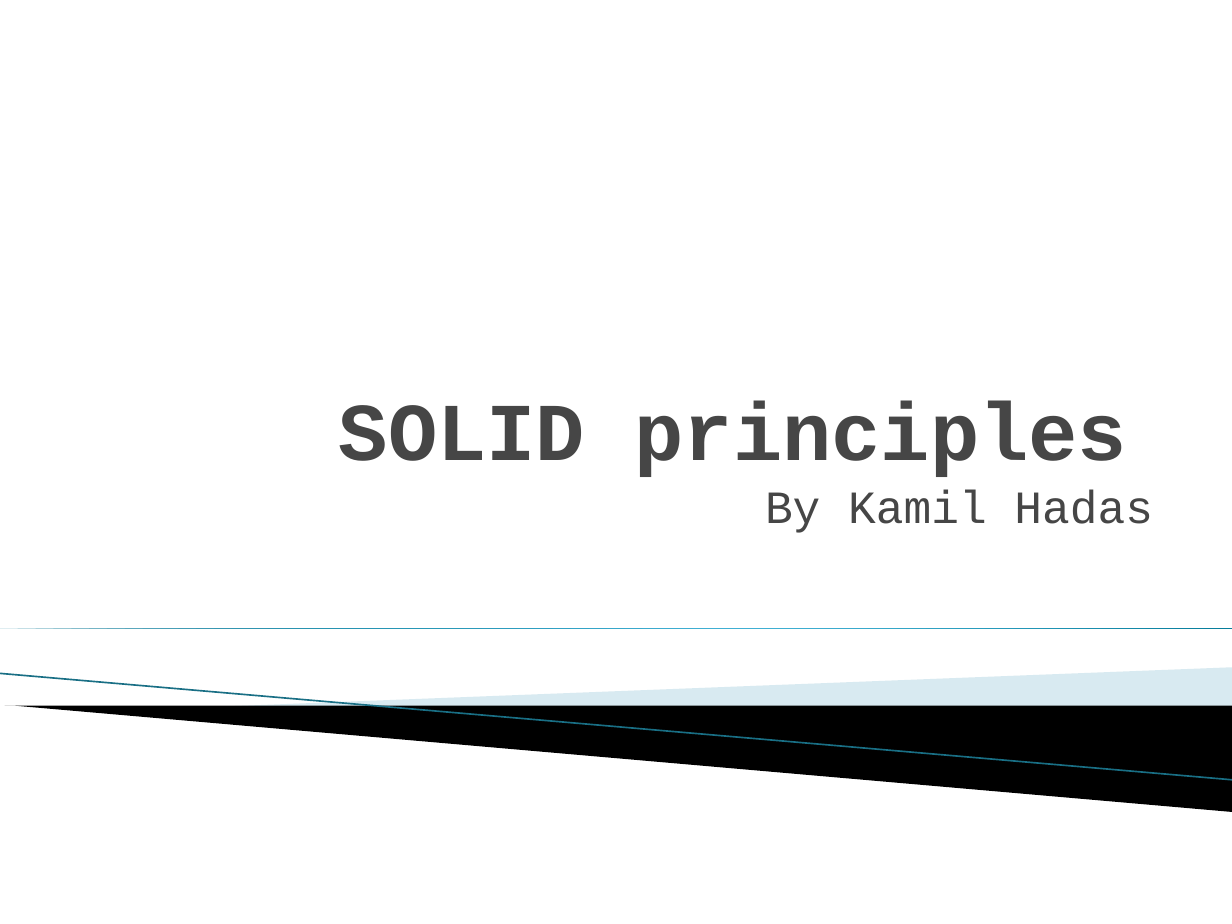
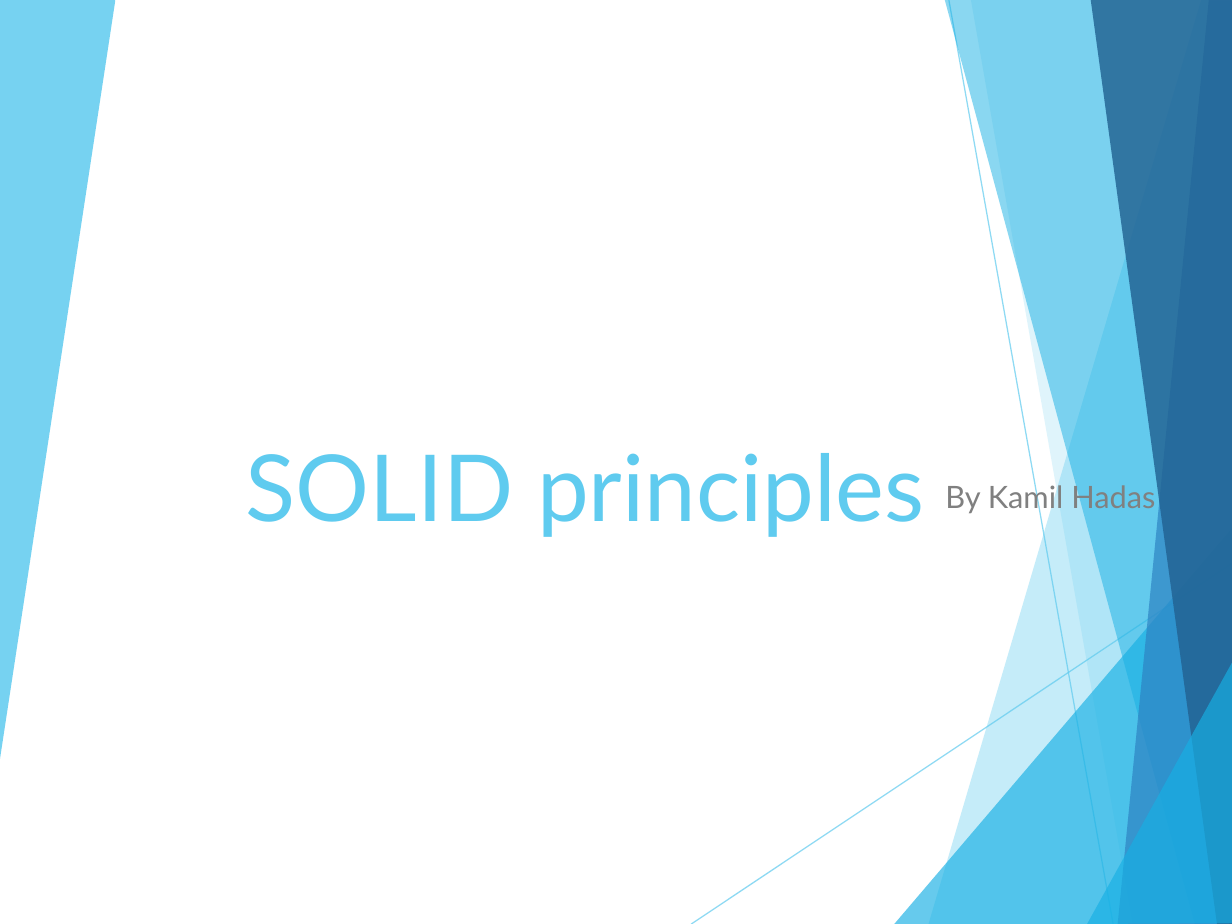
Before and after one commit to Haas360/SOLID-examples, a slide deck: slide 1 of SOLID principles.pptx. Drawn at 1232x924 pixels with LibreOffice and Linux fonts; fonts in the diff are those of the drawing; background and template pictures are left out. Boxes give left, top, right and bottom in pixels: in the first picture for what was removed or moved away, otherwise in the second. Text is boxed around its words. In the diff, an @@ line names an element or a change of style, - is before the commit and + after.

```diff
--- a/SOLID principles.pptx
+++ b/SOLID principles.pptx
@@ group added at [0, 0, 1232, 924]: 8 freeform shapes, 2 lines @@
@@ title "SOLID principles": place and size @@
-title "SOLID principles" at [339, 401, 1127, 477]
+title "SOLID principles" at [246, 453, 925, 537]
@@ title "SOLID principles" at [246, 453, 925, 537]: size 48 to 54 pt, font Courier New to Lato, text colour #464646 to #5FCBEF, bold off @@
@@ subtitle "By Kamil Hadas" at [945, 481, 1155, 514]: size 27 to 18 pt, font Courier New to Lato, text colour #464646 to #808080; more space between paragraphs @@
@@ right triangle removed at [0, 628, 1232, 628] @@
@@ line removed from (0, 674) to (1232, 780) @@
@@ freeform shape removed at [228, 668, 1232, 733] @@
@@ freeform shape removed at [5, 706, 1232, 812] @@
```
Also in this commit, not shown: 11 other slides changed, 6 slides added, 3 other files.
